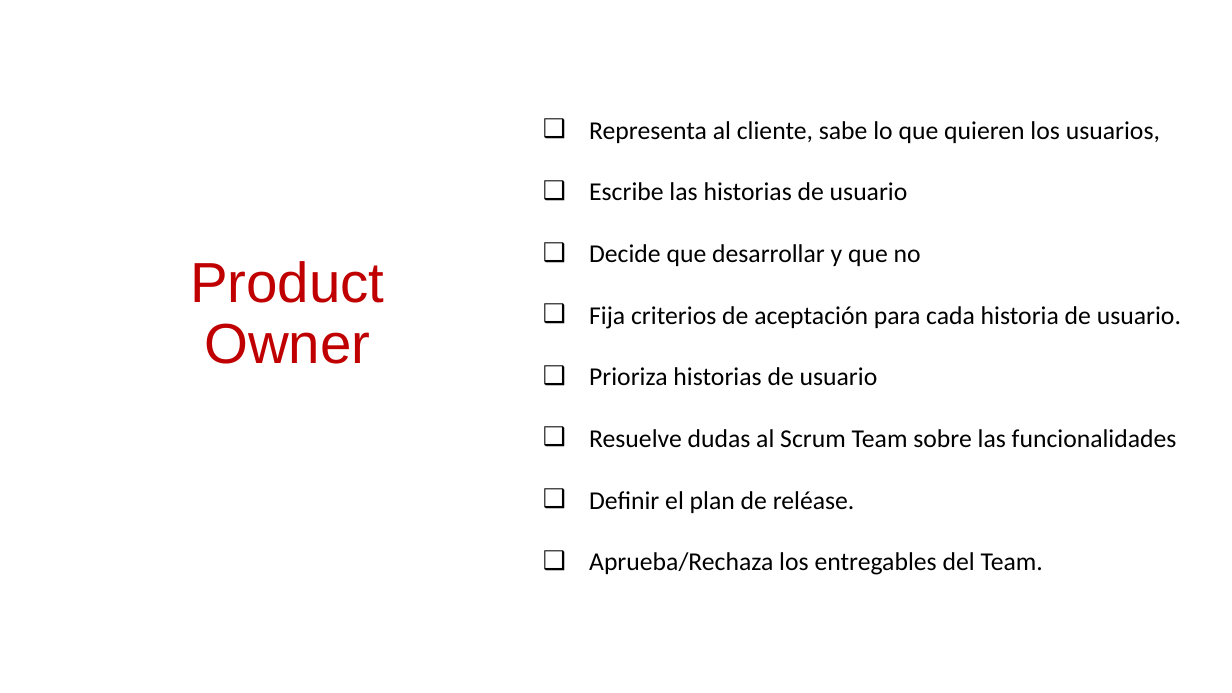
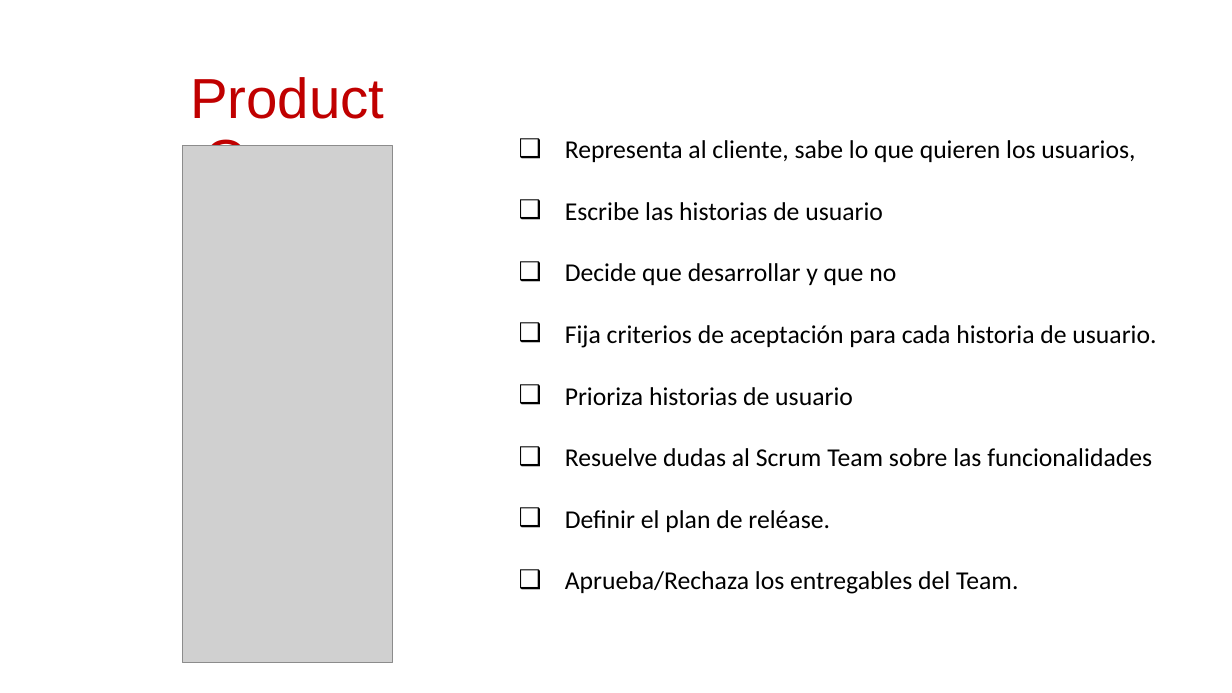
Before and after one commit to daniiel/cursos, a slide deck: slide 38 of Scrum/introduccion a scrum.pptx (slide 40 before the commit). Drawn at 1232x693 pixels with LibreOffice and Linux fonts; fonts in the diff are those of the drawing; grey boxes stand for pictures. Boxes give left, top, right and bottom in pixels: in the first picture for what was removed or moved away, otherwise in the second. Text is boxed around its words. In the diff, an @@ line names an element or a change of style, - is before the commit and + after.

```diff
--- a/Scrum/introduccion a scrum.pptx
+++ b/Scrum/introduccion a scrum.pptx
@@ text "Product Owner" rewrapped from (190, 261, 384, 364) to (190, 77, 384, 146) @@
@@ text "Representa al cliente, sabe lo ...": place and size @@
-text "Representa al cliente, sabe lo ..." at (589, 121, 1181, 575)
+text "Representa al cliente, sabe lo ..." at (565, 140, 1156, 594)
@@ picture added at (182, 145, 393, 663) @@
```
Also in this commit, not shown: 16 other slides changed, 2 slides removed, 4 other files.
